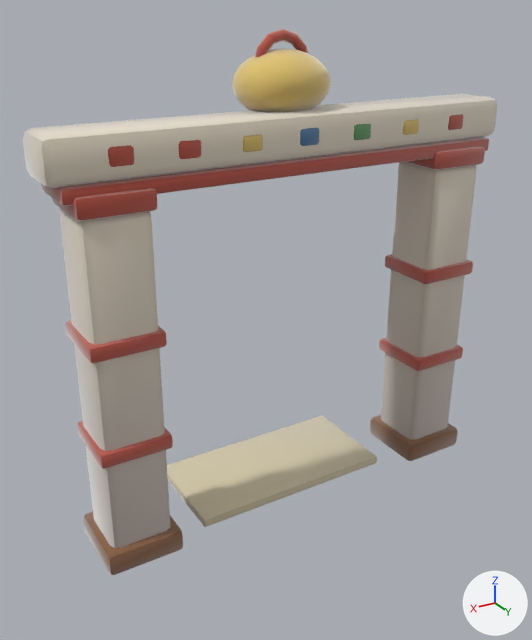
The glTF model assets/models/gates/e3454c44.glb, before and after one commit.
Both versions are drawn from a camera (50 mm lens) standing at (3.98, 6.14, 5.27) and looking at (0.13, -0.28, 2.06). Arrows for +X, +Y and +Z are at lower right; the lights stay in place. The older version comes first. Vertices at exactly the same position are counted once.

Names of what the first picture shows: 'gate_e3454c44'.
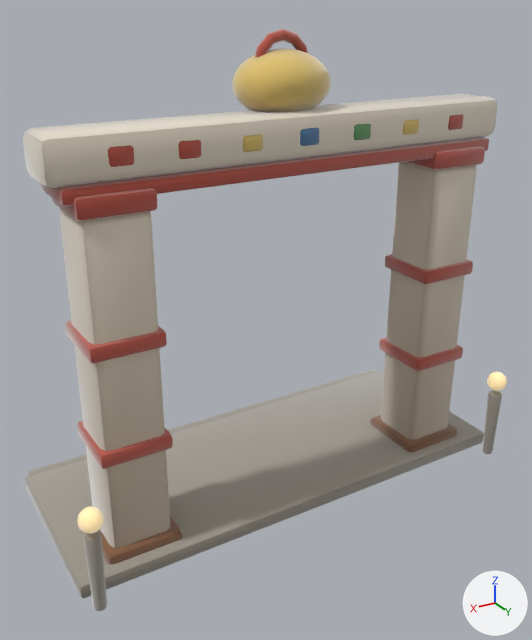
What differs and where, as boxes [x1, y1, x2, y2] in the pictures (532 x 640 px):
```json
{"object": "gate_e3454c44", "change": "reshaped", "before": [23, 29, 497, 575], "after": [23, 29, 507, 611], "on screen": "7% taller"}
{"part": 1, "of": "me_gate_e3454c44", "change": "added", "after": [482, 390, 502, 454]}
{"part": 2, "of": "me_gate_e3454c44", "change": "added", "after": [83, 531, 107, 611]}
{"part": 3, "of": "me_gate_e3454c44", "change": "added", "after": [25, 371, 484, 598]}
{"part": 4, "of": "me_gate_e3454c44", "change": "added", "after": [27, 370, 375, 476]}
{"part": 5, "of": "me_gate_e3454c44", "change": "added", "after": [487, 372, 507, 391]}
{"part": 6, "of": "me_gate_e3454c44", "change": "added", "after": [77, 506, 103, 534], "on screen": "beige"}
{"part": 7, "of": "me_gate_e3454c44", "change": "edited", "before": [23, 32, 497, 565], "after": [23, 32, 497, 565], "on screen": "looks the same"}
```

Edits to the scene script, one JSON object a line:
```json
{"op": "add", "block": "mat_clay__b9b2a2_0_93", "code": ["mat_clay__b9b2a2_0_93 = bpy.data.materials.new('clay_#B9B2A2_0.93_-')", "# nodes: BsdfPrincipled, Mix, OutputMaterial, VertexColor", "# colours: grey #b9b2a2, mixed with the vertex colours"]}
{"op": "add", "block": "mat_clay__9e978a_0_93", "code": ["mat_clay__9e978a_0_93 = bpy.data.materials.new('clay_#9E978A_0.93_-')", "# nodes: BsdfPrincipled, Mix, OutputMaterial, VertexColor", "# colours: grey #9e978a, mixed with the vertex colours"]}
{"op": "add", "block": "mat_clay__ffe2a8_0_95__ffe2a8", "code": ["mat_clay__ffe2a8_0_95__ffe2a8 = bpy.data.materials.new('clay_#FFE2A8_0.95_#FFE2A8')", "# nodes: BsdfPrincipled, Mix, OutputMaterial, VertexColor", "# colours: beige #bca67a, beige #ffe2a8, mixed with the vertex colours"]}
{"block": "me_gate_e3454c44", "where": "# used by ob_gate_e3454c44; location = (0.0, 0.0, 0.0)"}
{"op": "remove", "block": "me_gate_e3454c44", "code": "me_gate_e3454c44.from_pydata(...)  # 1558 vertices, 3032 faces; spans x -2.52..2.52, y -1.01..0.41, z -0.01..5.05"}
{"op": "add", "block": "me_gate_e3454c44", "code": "me_gate_e3454c44.from_pydata(...)  # 2058 vertices, 4004 faces; spans x -2.69..2.7, y -1.71..0.83, z -0.01..5.05"}
{"block": "me_gate_e3454c44", "change": "me_gate_e3454c44 part 1: a new loose piece of 114 vertices spanning x -2.64..-2.47, y 0.64..0.81, z -0.01..0.87, in mat_clay__9e978a_0_93"}
{"block": "me_gate_e3454c44", "change": "me_gate_e3454c44 part 2: a new loose piece of 114 vertices spanning x 2.48..2.64, y 0.63..0.8, z 0.0..0.86, in mat_clay__9e978a_0_93"}
{"block": "me_gate_e3454c44", "change": "me_gate_e3454c44 part 3: a new loose piece of 56 vertices spanning x -2.69..2.7, y -1.55..0.55, z 0.0..0.16, in mat_clay__9e978a_0_93"}
{"block": "me_gate_e3454c44", "change": "me_gate_e3454c44 part 4: a new loose piece of 56 vertices spanning x -2.62..2.62, y -1.71..-1.37, z 0.0..0.12, in mat_clay__9e978a_0_93"}
{"block": "me_gate_e3454c44", "change": "me_gate_e3454c44 part 5: a new loose piece of 52 vertices spanning x -2.68..-2.44, y 0.61..0.83, z 0.9..1.14, in mat_clay__ffe2a8_0_95__ffe2a8"}
{"block": "me_gate_e3454c44", "change": "me_gate_e3454c44 part 6: a new loose piece of 52 vertices spanning x 2.44..2.68, y 0.6..0.83, z 0.9..1.14, in mat_clay__ffe2a8_0_95__ffe2a8"}
{"block": "me_gate_e3454c44", "change": "me_gate_e3454c44 part 7: 2908 kept faces spanning x -2.52..2.52, y -1.01..0.41, z -0.01..5.02 get new vertex colours"}
{"block": "me_gate_e3454c44", "change": "other edits to the shape of me_gate_e3454c44 do not show in these pictures"}
{"op": "add", "block": "me_gate_e3454c44", "code": "me_gate_e3454c44.materials.append(mat_clay__9e978a_0_93)"}
{"op": "add", "block": "me_gate_e3454c44", "code": "me_gate_e3454c44.materials.append(mat_clay__b9b2a2_0_93)"}
{"op": "add", "block": "me_gate_e3454c44", "code": "me_gate_e3454c44.materials.append(mat_clay__ffe2a8_0_95__ffe2a8)"}
```
